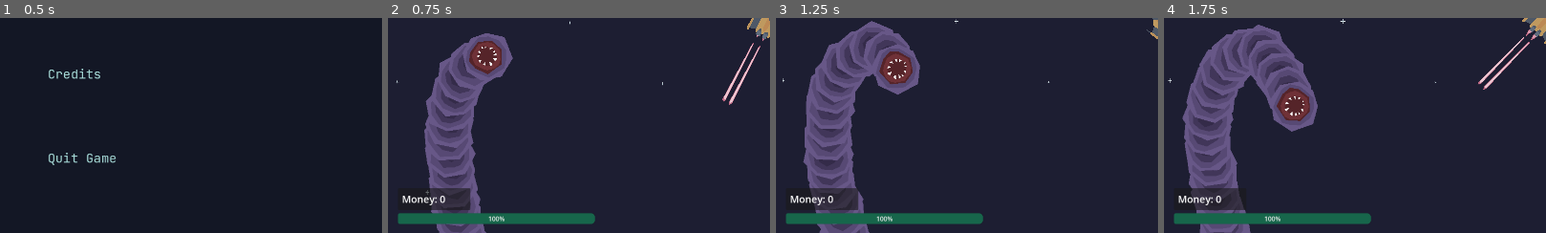
Above: before the commit, frames 1-4 (left to right).
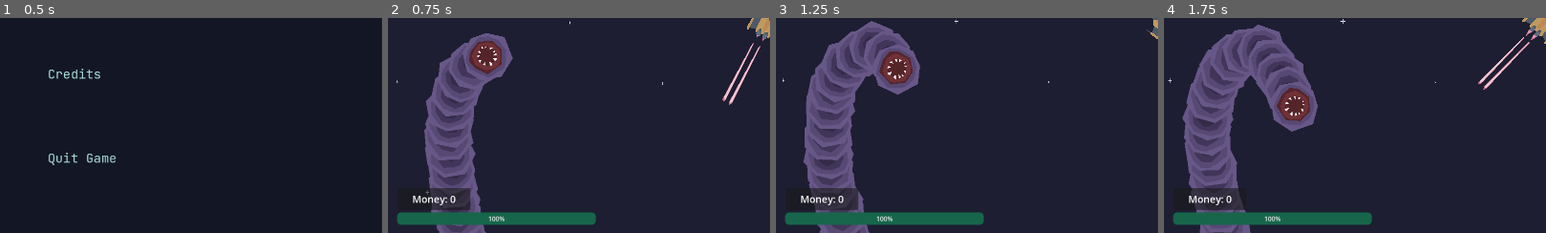
Above: after the commit, the same moments.

Repository: antax02/Ludum-Dare-58
Game: Godot game, scene res://scenes/ui/main_menu.tscn
Same seed, same stepped clock (60 frames per second), same inputs: the game is played once before the commit and once after it. The engine's default icon, where the game draws it, is replaced by a stand-in: a white triangle on a blue panel in a dark square.
Inputs (mouse positions are % of the whole screen's width and height, from its top left):
- Up to frame 1 (0.5 s): no input
- Up to frame 2 (0.75 s): click "Start" at 0.5 s
- Up to frame 3 (1.25 s): no input
- Up to frame 4 (1.75 s): move the mouse to (72, 45) at 1.27 s; hold Space (thrust) from 1.28 s (still down); hold Right mouse button (dash) from 1.28 s (still down)
The pictures show only the part of the screen within x 0-50%, y 50-100%; the shares and areas given below are measured in that part.

Frame 1 is identical in both runs. In frame 2, 1.2% of the frame differs, in the area x 2-55%, y 82-97%; in frame 3, 1.2%; in frame 4, 1.2%.

Commit message:
Update UI styles for health bar and wallet
Increased corner radius and added margins to the health bar for improved appearance. Adjusted wallet label alignment and removed unused signal connection for cleaner UI configuration.

Diff:
--- a/scenes/ui/health_bar.tscn
+++ b/scenes/ui/health_bar.tscn
@@ -4,10 +4,14 @@
 
 [sub_resource type="StyleBoxFlat" id="StyleBoxFlat_wsxx7"]
 bg_color = Color(0.08975863, 0.39962128, 0.29225808, 1)
-corner_radius_top_left = 5
+corner_radius_top_left = 10
 corner_radius_top_right = 10
 corner_radius_bottom_right = 10
-corner_radius_bottom_left = 5
+corner_radius_bottom_left = 10
+expand_margin_left = 2.0
+expand_margin_top = 2.0
+expand_margin_right = 2.0
+expand_margin_bottom = 2.0
 
 [sub_resource type="Theme" id="Theme_1vcc2"]
 ProgressBar/styles/fill = SubResource("StyleBoxFlat_wsxx7")
--- a/scenes/ui/wallet.tscn
+++ b/scenes/ui/wallet.tscn
@@ -36,5 +36,4 @@
 size_flags_vertical = 10
 theme_override_font_sizes/font_size = 25
 text = "coin count"
-
-[connection signal="counter_update" from="." to="." method="_on_counter_update"]
+horizontal_alignment = 1
